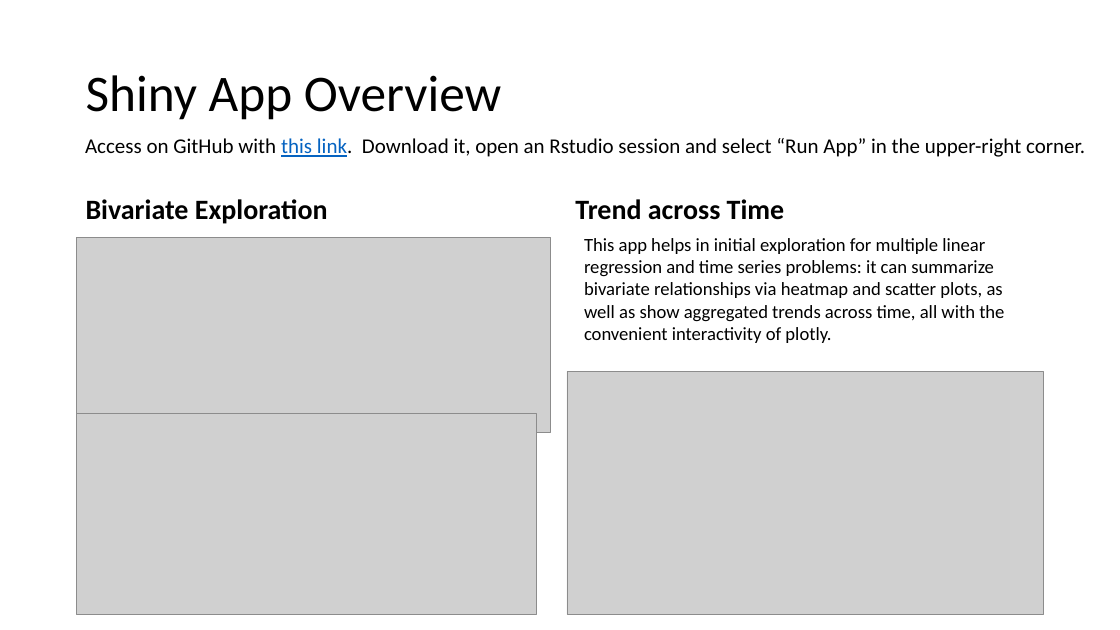
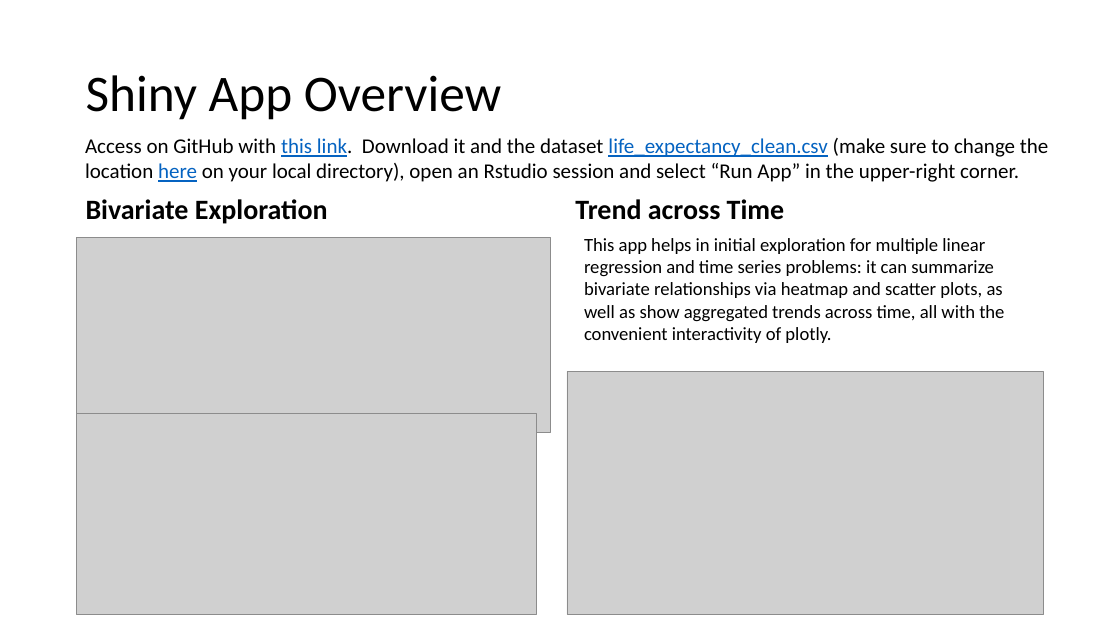
Before and after one commit to anthony-cunningham/data_824_data_viz_and_acquisition, a slide deck: slide 21 of final_project/shiny_app_presentation.pptx. Drawn at 1120x630 pixels with LibreOffice and Linux fonts; fonts in the diff are those of the drawing; grey boxes stand for pictures. Boxes give left, top, right and bottom in pixels: in the first picture for what was removed or moved away, otherwise in the second. Text is boxed around its words. In the diff, an @@ line names an element or a change of style, - is before the commit and + after.

Commit message:
update with data directions

```diff
--- a/final_project/shiny_app_presentation.pptx
+++ b/final_project/shiny_app_presentation.pptx
@@ text at box(85, 138, 1048, 182): text changed @@
-Access on GitHub with this link. Download it, open an Rstudio session and select “Run App” in the upper-right corner.
+Access on GitHub with this link. Download it and the dataset life_expectancy_clean.csv (make sure to change the location here on your local directory), open an Rstudio session and select “Run App” in the upper-right corner.
```
